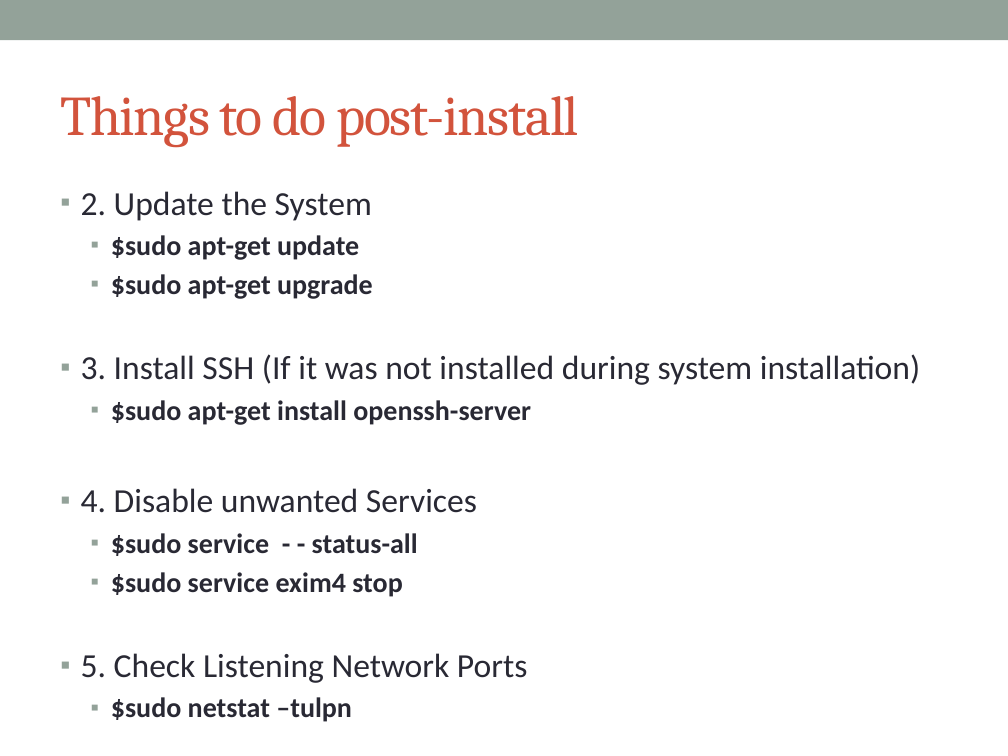
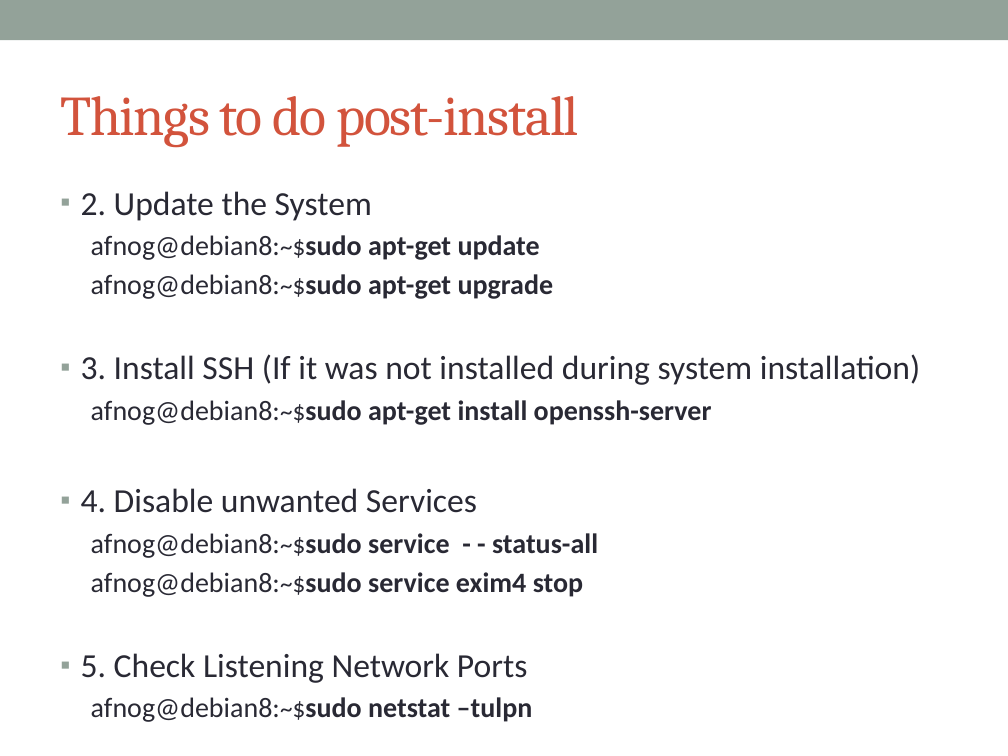
Before and after one commit to afnog/sse, a slide deck: slide 23 of intro/IntroPresentation.pptx. Drawn at 1008x756 pixels with LibreOffice and Linux fonts; fonts in the diff are those of the drawing. Boxes give left, top, right and bottom in pixels: in the first picture for what was removed or moved away, otherwise in the second. Text is boxed around its words. In the diff, an @@ line names an element or a change of style, - is before the commit and + after.

```diff
--- a/intro/IntroPresentation.pptx
+++ b/intro/IntroPresentation.pptx
@@ text at (91, 235, 554, 299): text changed @@
-  ▪ $sudo apt-get update
-  ▪ $sudo apt-get upgrade
+  afnog@debian8:~$sudo apt-get update
+  afnog@debian8:~$sudo apt-get upgrade
@@ text at (91, 400, 712, 425): text changed @@
-  ▪ $sudo apt-get install openssh-server
+  afnog@debian8:~$sudo apt-get install openssh-server
@@ text at (91, 533, 598, 597): text changed @@
-  ▪ $sudo service - - status-all
-  ▪ $sudo service exim4 stop
+  afnog@debian8:~$sudo service - - status-all
+  afnog@debian8:~$sudo service exim4 stop
@@ text at (91, 697, 533, 722): text changed @@
-  ▪ $sudo netstat –tulpn
+  afnog@debian8:~$sudo netstat –tulpn
```
Also in this commit, not shown: 1 other slide changed.
